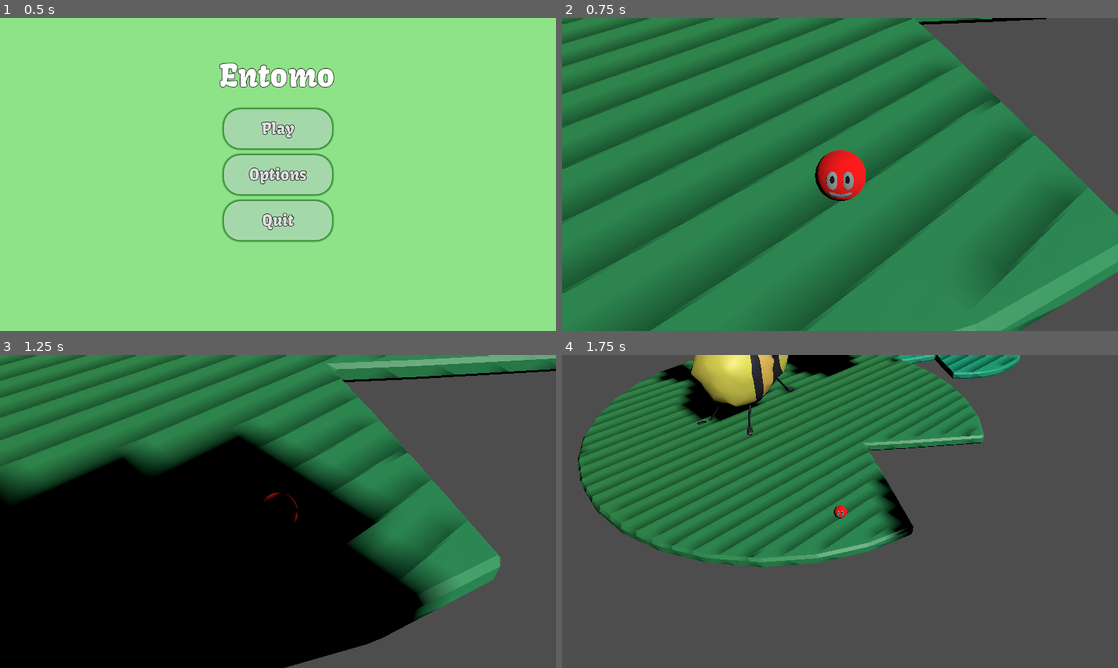
Above: before the commit, frames 1-4 (two rows, left to right).
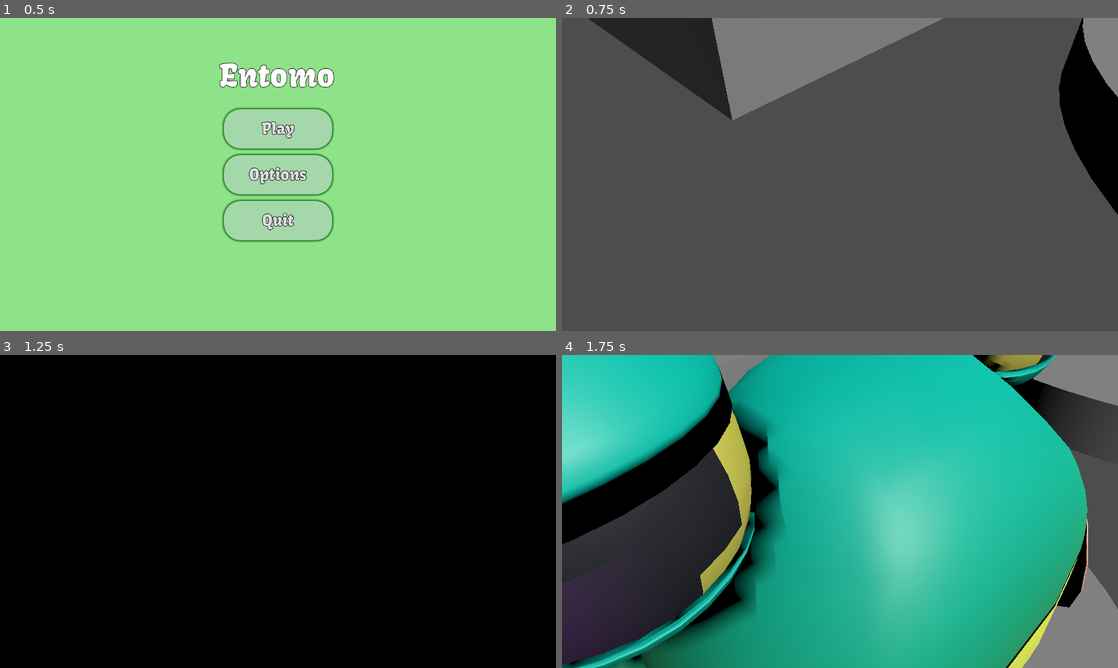
Above: after the commit, the same moments.

Repository: melonboyo/entomo
Game: Godot game, scene res://Scenes/Menus/MainMenu/MainMenu.tscn
Two runs of this game, one before a commit and one after it. Both use one fixed random seed, a clock stepped at 60 frames per second and the inputs below.
Inputs (mouse positions are in pixels of both pictures, inside the frame that each line leads up to):
- Up to frame 1 (0.5 s): no input
- Up to frame 2 (0.75 s): click "Play" at 0.5 s
- Up to frame 3 (1.25 s): no input
- Up to frame 4 (1.75 s): tap Enter at 1.25 s; move the mouse to (962, 495) at 1.27 s; hold D (move_right) from 1.28 s (still down); tap Q (special_ability) at 1.35 s; click (962, 495) at 1.42 s; tap Space (move_jump) at 1.52, 1.55 s

Frame 1 is identical in both runs. In frame 2, 92% of the frame differs, in the area x 0-100%, y 0-100%; in frame 3, 58%; in frame 4, 96%.

Commit message:
Initial Frog Tounge Mechanic

Diff:
--- a/Characters/Frog/Frog.gd
+++ b/Characters/Frog/Frog.gd
@@ -4,12 +4,21 @@
 var isJumpButtonDown = false;
 var currentJumpVelocityPercentage = 0
 var currentMovementDirection = Vector3.ZERO
+var isToungeOut = false
+
 @export var timeToReachFullJumpVelocity = 0.5
 @export var gravityMultiplier = 10
 @export var rotationSpeed = 5
 @export var airborneMovementControl = 0.5;
 @export var minJumpVelocity = 20
 @export var jumpForwardVelocity = 60
+
+
+@export var raycast : RayCast3D
+@export var toungeCollision : Node3D
+@export var toungeMesh : Node3D
+@export var collisionScaleDifference : float
+@export var collisionOffsetDifference : float
 
 var was_on_floor_last_frame = true
 
@@ -20,6 +29,9 @@
 
 # Overrides the handleMove method of GenericCharacterController
 func handleMove(input_dir: Vector2, camera_basis: Basis, delta: float) -> void:
+
+	if(isToungeOut):
+		return
 
 	if(is_on_floor() && !was_on_floor_last_frame):
 		$froggy_v3/AnimationPlayer.play("idle_croak")
@@ -61,6 +73,45 @@
 
 func specialAbilityButtonPressed() -> void:
 	$froggy_v3/AnimationPlayer.play("idle_croak")
+	if(isToungeOut):
+		lerpToungeMesh(toungeCollision.scale.z, 0.1, 0.2)
+
+		toungeCollision.scale.z = 0.1
+		toungeCollision.position.z = 0
+
+		isToungeOut = false
+	elif(raycast.is_colliding()):
+		print("A")
+		var collisionPoint = raycast.get_collision_point()
+		var distance = collisionPoint.distance_to(raycast.global_position)
+
+		lerpToungeMesh(0.1, distance, 0.1)
+
+		toungeCollision.position.z = ((distance / 2) * -1) + collisionOffsetDifference
+		toungeCollision.scale.z = distance - collisionScaleDifference
+
+		print(distance)
+		isToungeOut = true
+	else:
+		quickToungeAnimation(100)
+
+func lerpToungeMesh(distanceStart, distanceEnd, delay):
+
+	var startingDelay = delay
+
+	while delay > 0:
+		delay -= get_process_delta_time()
+		await get_tree().process_frame
+		var t = 1 - delay/startingDelay
+		var currentDistance = distanceStart + (distanceEnd - distanceStart) * t
+
+		toungeMesh.position.z = ((currentDistance / 2) * -1) + collisionOffsetDifference
+		toungeMesh.scale.y = max(currentDistance - collisionScaleDifference, 0.1)
+
+func quickToungeAnimation(distance):
+	lerpToungeMesh(0.1, distance, 0.15)
+	await get_tree().create_timer(0.1).timeout
+	lerpToungeMesh(distance, 0.1, 0.1)
 
 func jumpButtonPressed() -> void:
 	currentJumpVelocityPercentage = 0
@@ -68,7 +119,7 @@
 	$froggy_v3/AnimationPlayer.play("squish")
 
 func jumpButtonReleased() -> void:
-	if(isChargingJump and is_on_floor()):
+	if(isChargingJump and is_on_floor() and !isToungeOut):
 		jump(
 			(currentJumpVelocityPercentage * JUMP_VELOCITY + minJumpVelocity) / (JUMP_VELOCITY + minJumpVelocity) * JUMP_VELOCITY,
 			currentMovementDirection if currentMovementDirection else -global_transform.basis.z.normalized()
--- a/Characters/Frog/Frog.tscn
+++ b/Characters/Frog/Frog.tscn
@@ -12,7 +12,16 @@
 height = 58.1278
 radius = 43.2736
 
-[node name="Frog" instance=ExtResource("1_ufw1a")]
+[sub_resource type="BoxShape3D" id="BoxShape3D_qs64a"]
+size = Vector3(10, 3.073, 1)
+
+[sub_resource type="CylinderMesh" id="CylinderMesh_h37aa"]
+height = 1.0
+
+[sub_resource type="StandardMaterial3D" id="StandardMaterial3D_w8cfn"]
+albedo_color = Color(0.976471, 0.690196, 0.509804, 1)
+
+[node name="Frog" node_paths=PackedStringArray("raycast", "toungeCollision", "toungeMesh") instance=ExtResource("1_ufw1a")]
 script = ExtResource("2_ehqrl")
 timeToReachFullJumpVelocity = 0.5
 gravityMultiplier = 18
@@ -20,6 +29,11 @@
 airborneMovementControl = 0.75
 minJumpVelocity = 50
 jumpForwardVelocity = 45
+raycast = NodePath("TongueDistanceCheck")
+toungeCollision = NodePath("TongueCollider")
+toungeMesh = NodePath("TongueMesh")
+collisionScaleDifference = 10.0
+collisionOffsetDifference = 8.0
 size = 4
 SPEED = 30.0
 JUMP_VELOCITY = 200.0
@@ -33,7 +47,21 @@
 shape = SubResource("CylinderShape3D_nc2sr")
 
 [node name="froggy_v3" parent="." index="2" instance=ExtResource("3_xspcd")]
-transform = Transform3D(-8.74228e-07, 0, 20, 0, 20, 0, -20, 0, -8.74228e-07, 0, -28.014, 0)
+transform = Transform3D(-3.96718, 0, 19.6026, 0, 20, 0, -19.6026, 0, -3.96718, 0, -28.014, 0)
 
 [node name="ExitPosition" parent="." index="3"]
 transform = Transform3D(1, 0, 0, 0, 1, 0, 0, 0, 1, 0, 16.7529, 0)
+
+[node name="TongueDistanceCheck" type="RayCast3D" parent="." index="4"]
+transform = Transform3D(10, 0, 0, 0, 10, 0, 0, 0, 10, -2.573, -1.86021, 3.482)
+target_position = Vector3(0, 0, -15)
+
+[node name="TongueCollider" type="CollisionShape3D" parent="." index="5"]
+transform = Transform3D(1, 0, 0, 0, 1, 0, 0, 0, 1, 0, -4.039, -18.667)
+shape = SubResource("BoxShape3D_qs64a")
+
+[node name="TongueMesh" type="MeshInstance3D" parent="." index="6"]
+transform = Transform3D(10, 0, 0, 0, -4.37114e-09, -2, 0, 0.1, -8.74228e-08, 0, -2.768, 0)
+mesh = SubResource("CylinderMesh_h37aa")
+skeleton = NodePath("")
+surface_material_override/0 = SubResource("StandardMaterial3D_w8cfn")
--- a/Scenes/Levels/level1.tscn
+++ b/Scenes/Levels/level1.tscn
@@ -50,7 +50,7 @@
 transform = Transform3D(1.01827, 0, 0, 0, 1.01827, 0, 0, 0, 1.01827, 0, 0, 0)
 
 [node name="GameStateManager" parent="." node_paths=PackedStringArray("currentPossessedCreature", "camera", "first_flag") instance=ExtResource("2_cqo16")]
-currentPossessedCreature = NodePath("../Parasite")
+currentPossessedCreature = NodePath("../Frog")
 camera = NodePath("../CameraRoot/RotationRoot/Camera3D")
 first_flag = NodePath("../Flag")
 
@@ -73,6 +73,8 @@
 
 [node name="Frog" parent="." node_paths=PackedStringArray("game_state_manager") instance=ExtResource("8_slu6r")]
 transform = Transform3D(-0.982059, 0, 8.58543e-08, 0, 0.982059, 0, -8.58543e-08, 0, -0.982059, 161.058, 30.4244, 129.632)
+collisionScaleDifference = 0.0
+collisionOffsetDifference = 0.0
 game_state_manager = NodePath("../GameStateManager")
 
 [node name="CameraRoot" type="Node3D" parent="." node_paths=PackedStringArray("camera", "game_state_manager", "focus")]
@@ -128,7 +130,7 @@
 shape = SubResource("BoxShape3D_i8oe3")
 
 [node name="StaticBody3D10" type="StaticBody3D" parent="Blockout/Stage1"]
-transform = Transform3D(26.6882, 0, 0, 0, 11.4006, 0, 0, 0, 34.4278, 158.381, 5.31772, -35.7025)
+transform = Transform3D(26.6882, 0, 0, 0, 11.4006, 0, 0, 0, 34.4278, 158.381, 5.31772, 16.7477)
 
 [node name="MeshInstance3D" type="MeshInstance3D" parent="Blockout/Stage1/StaticBody3D10"]
 transform = Transform3D(5.99284, 0, 0, 0, 1, 0, 0, 0, 2.7152, 1.09724, 0, -0.237687)
@@ -176,7 +178,7 @@
 shape = SubResource("CylinderShape3D_fjjt4")
 
 [node name="StaticBody3D18" type="StaticBody3D" parent="Blockout/Stage2"]
-transform = Transform3D(26.6882, 0, 0, 0, 16.8088, 0, 0, 0, 6.74785, 159.045, 10.8802, 13.6717)
+transform = Transform3D(26.6882, 0, 0, 0, 16.8088, 0, 0, 0, 6.74785, 159.045, 115.089, 13.6717)
 
 [node name="MeshInstance3D" type="MeshInstance3D" parent="Blockout/Stage2/StaticBody3D18"]
 transform = Transform3D(5.99284, 0, 0, 0, 1, 0, 0, 0, 2.7152, 1.09724, 0, -0.237687)
Not shown: 1 places in Characters/Frog/Frog.tscn that only renumber resources
Not shown: 1 places in Scenes/Levels/level1.tscn that only renumber resources
